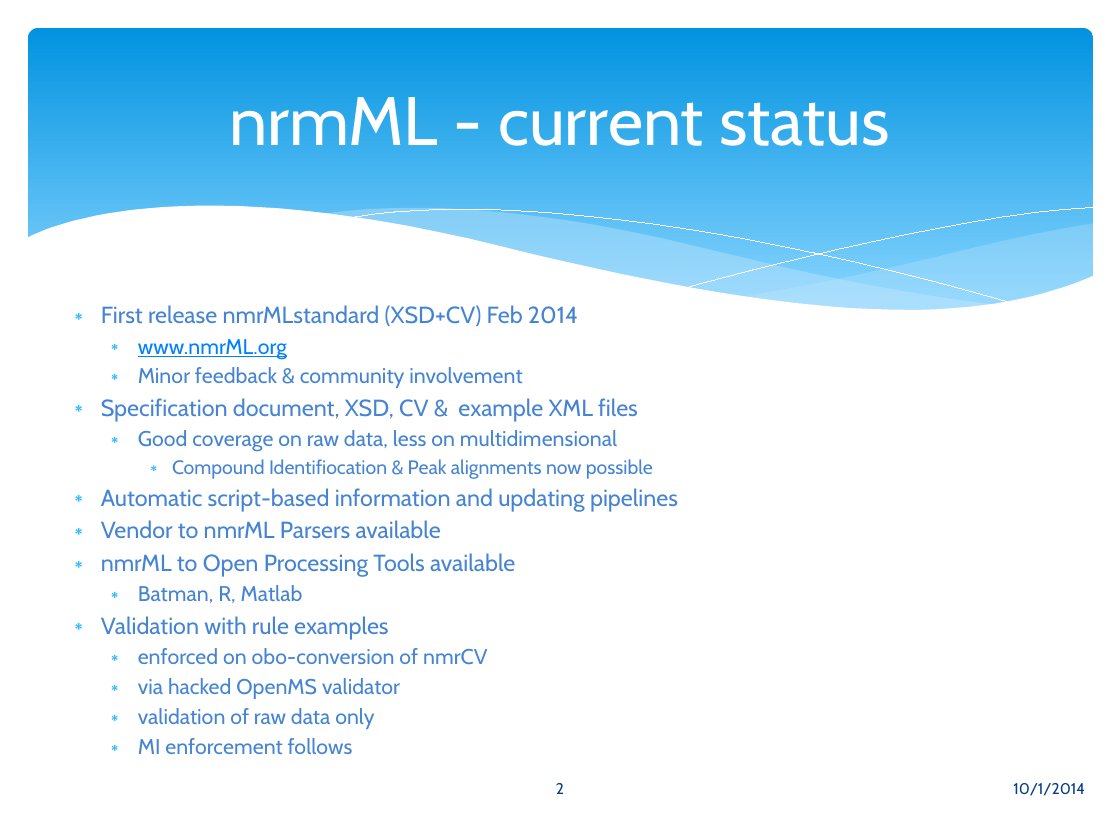
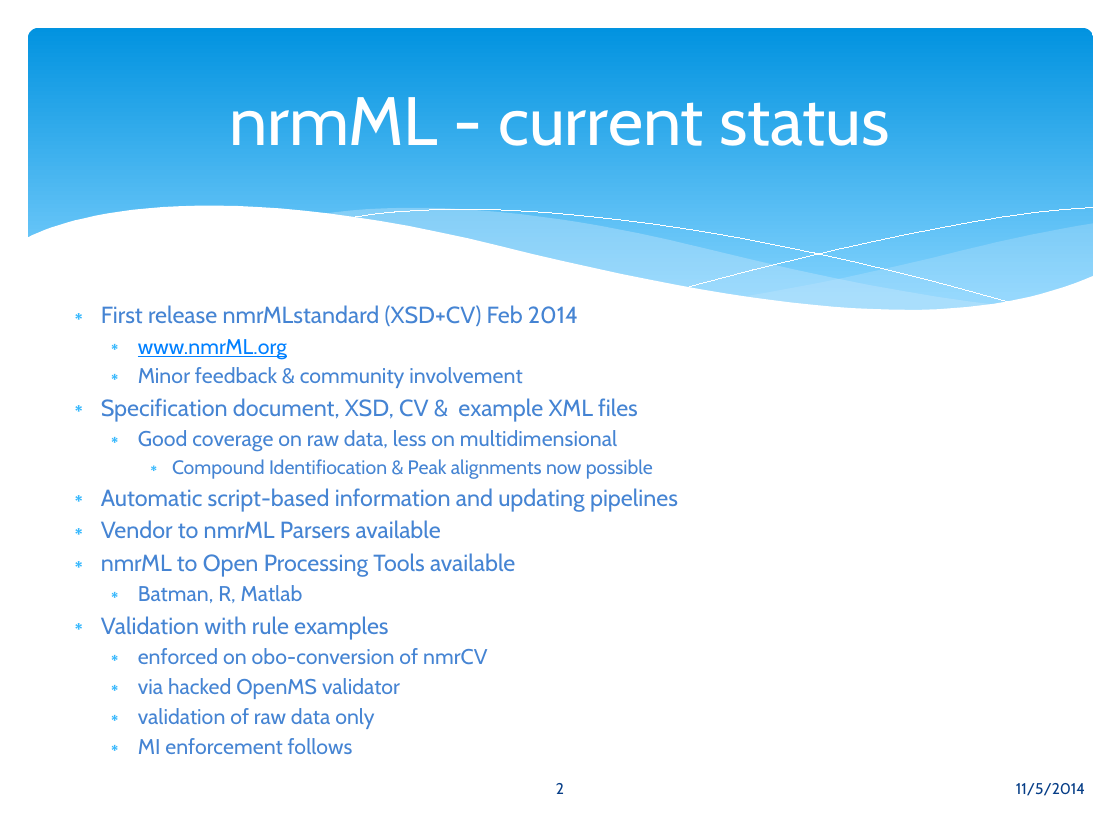
Before and after one commit to nmrML/nmrML, a slide deck: slide 2 of docs/cosmosWP2deliverables/WP2_AnnualReportSchober.pptx. Drawn at 1120x840 pixels with LibreOffice and Linux fonts; fonts in the diff are those of the drawing; background and template pictures are left out. Boxes give left, top, right and bottom in pixels: in the first picture for what was removed or moved away, otherwise in the second. Text is boxed around its words. In the diff, an @@ line names an element or a change of style, - is before the commit and + after.

```diff
--- a/docs/cosmosWP2deliverables/WP2_AnnualReportSchober.pptx
+++ b/docs/cosmosWP2deliverables/WP2_AnnualReportSchober.pptx
@@ text at [1016, 783, 1085, 796]: text changed @@
-10/1/2014
+11/5/2014
```
Also in this commit, not shown: 4 other slides changed, 1 slide added, 1 slide removed, 1 other file.
